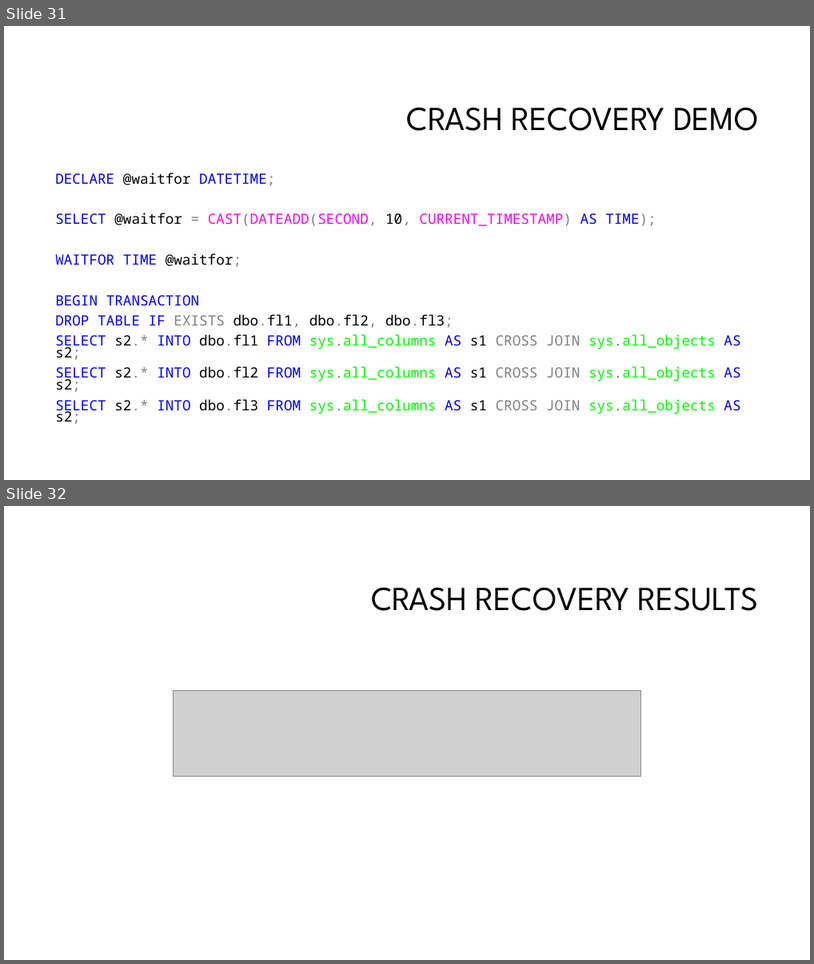
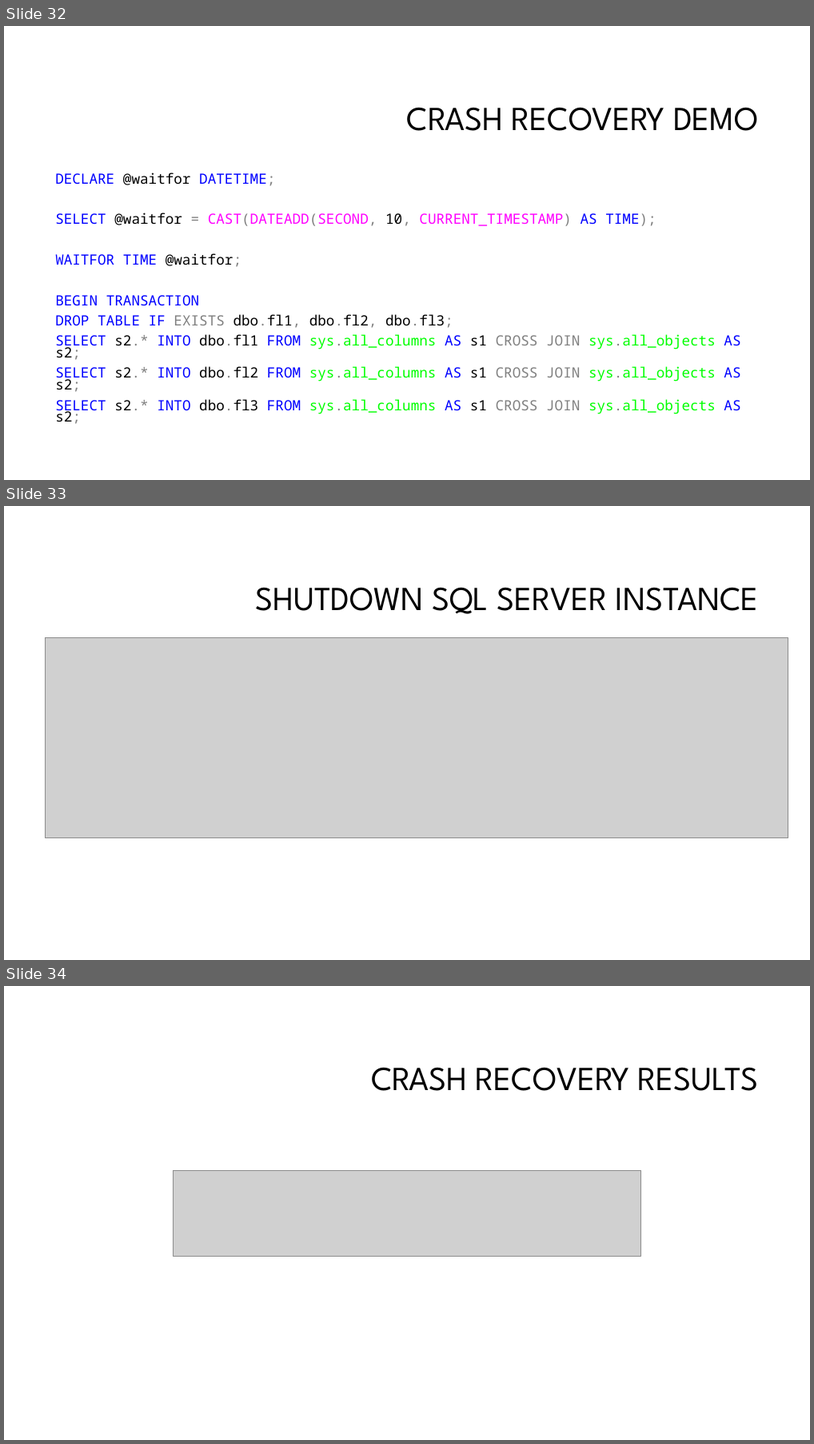
Before and after one commit to skreebydba/AcceleratedDatabaseRecovery, a slide deck: AcceleratedDatabaseRecovery/AcceleratedDatabaseRecovery.pptx. Shown one above the other, each under a label of ours: slides 31 and 32 before the commit, slides 32, 33 and 34 after it. The pictures are 814x964 and 814x1444 pixels, drawn with LibreOffice and Linux fonts; fonts in the diff are those of the drawing; grey boxes stand for pictures; background and template pictures are left out. Boxes give left, top, right and bottom in pixels: in the first picture for what was removed or moved away, otherwise in the second. Text is boxed around its words. In the diff, an @@ line names an element or a change of style, - is before the commit and + after.

```diff
--- a/AcceleratedDatabaseRecovery/AcceleratedDatabaseRecovery.pptx
+++ b/AcceleratedDatabaseRecovery/AcceleratedDatabaseRecovery.pptx
@@ slide 33 added at (4,506,810,960), background #FFFFFF @@
@@ title added at (255,587,759,614), 40 pt, text #000000 @@
+SHUTDOWN SQL SERVER INSTANCE
@@ picture added at (46,637,789,838) @@
@@ what was slide 31 is now slide 32 @@
@@ what was slide 32 is now slide 34 @@
```
Also in this commit, not shown: 4 slides changed, 1 other slide added, 4 other files.
